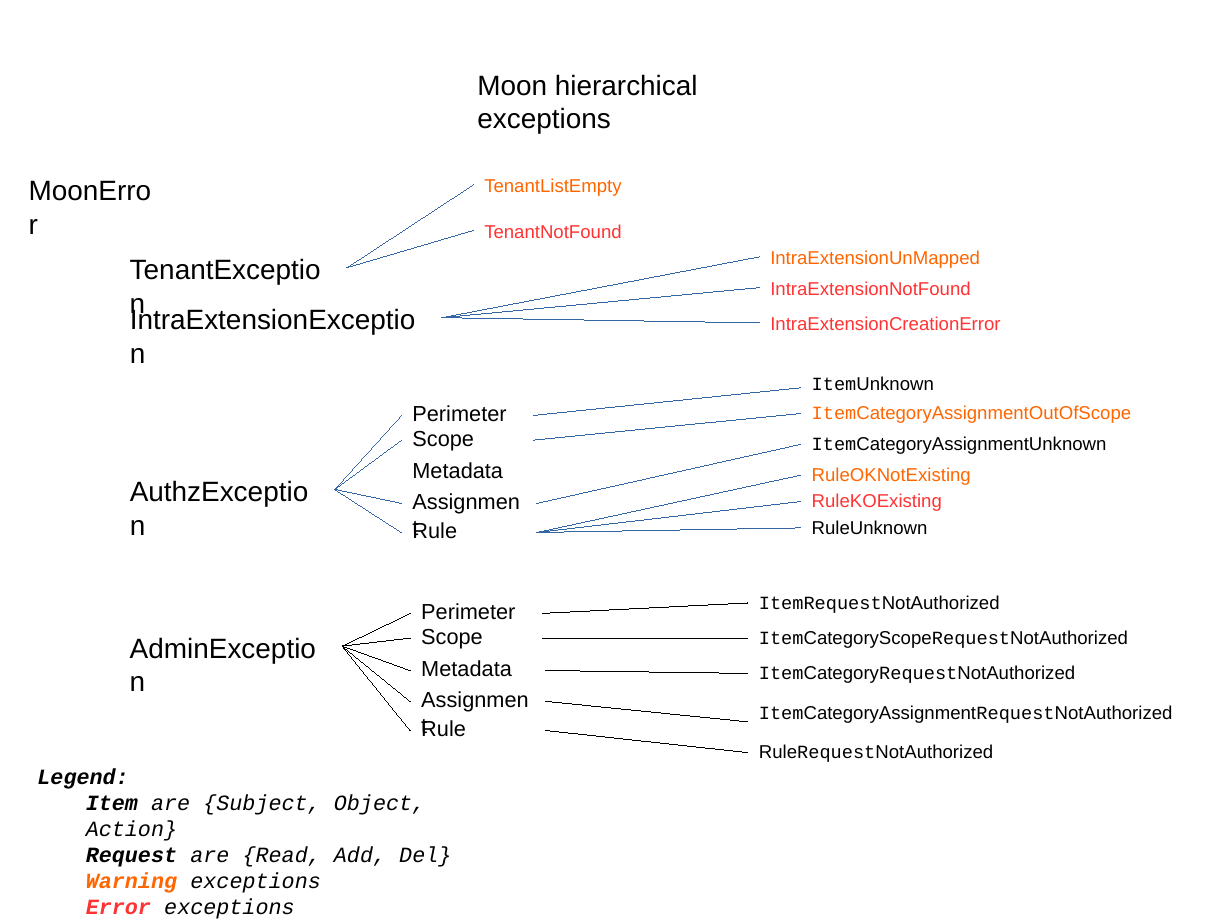
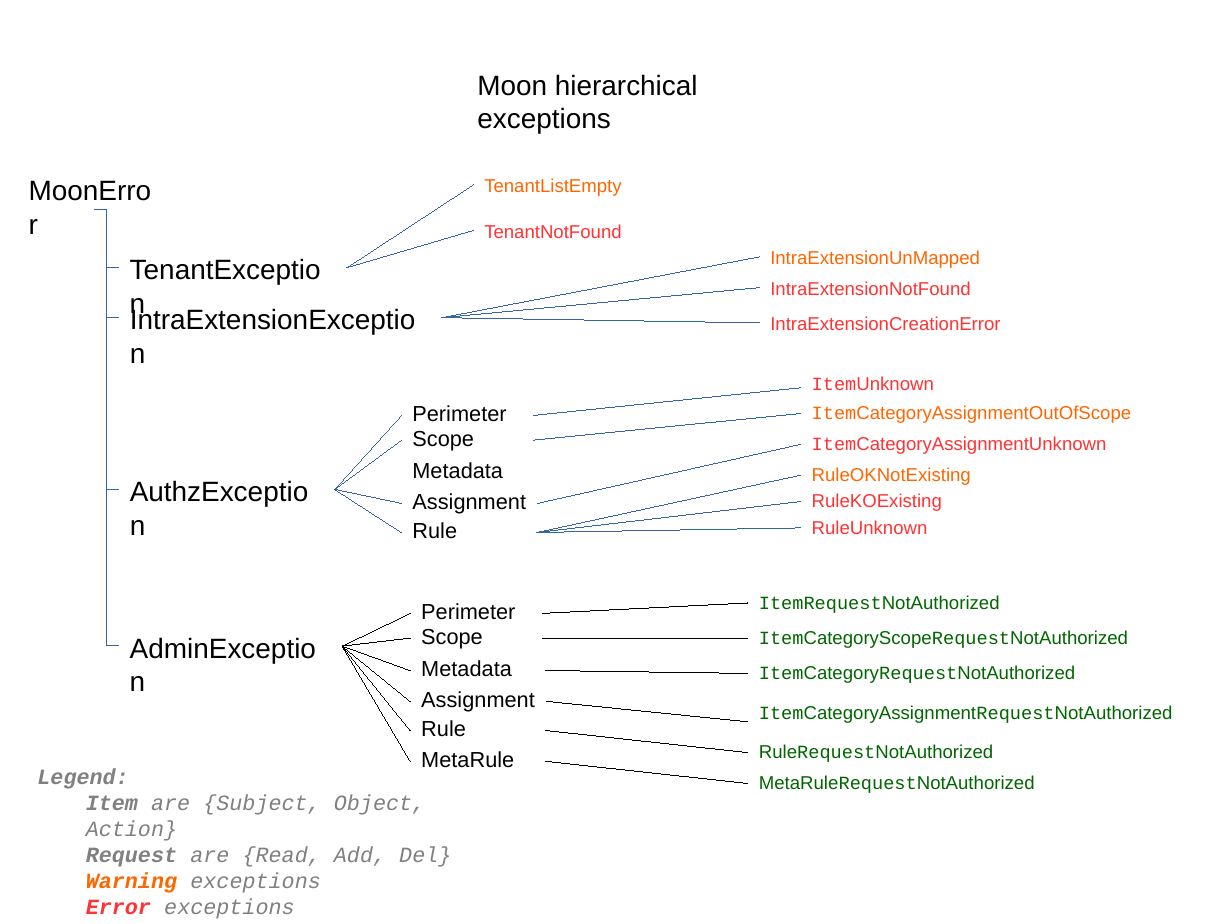
Before and after one commit to opnfv/moon, a slide deck: slide 1 of keystone-moon/doc/source/extensions/moon/ExceptionHierarchy.pptx. Drawn at 1232x924 pixels with LibreOffice and Linux fonts; fonts in the diff are those of the drawing. Boxes give left, top, right and bottom in pixels: in the first picture for what was removed or moved away, otherwise in the second. Text is boxed around its words. In the diff, an @@ line names an element or a change of style, - is before the commit and + after.

Commit message:
Add the MetaRule Exceptions.

```diff
--- a/keystone-moon/doc/source/extensions/moon/ExceptionHierarchy.pptx
+++ b/keystone-moon/doc/source/extensions/moon/ExceptionHierarchy.pptx
@@ elbow line added from (95, 209) to (119, 267), #3465A4 0.75 pt @@
@@ elbow line added from (95, 209) to (119, 490), #3465A4 0.75 pt @@
@@ elbow line added from (95, 209) to (119, 646), #3465A4 0.75 pt @@
@@ elbow line added from (95, 209) to (119, 318), #3465A4 0.75 pt @@
@@ text "Assignment" rewrapped from bbox=[401, 482, 537, 524] to bbox=[412, 493, 526, 514] @@
@@ text colour #000000 to #FF3333 in 3 elements at bbox=[812, 377, 934, 390], bbox=[812, 437, 1107, 454], bbox=[812, 520, 928, 534] @@
@@ line added from (342, 646) to (410, 761), #000000 0.75 pt @@
@@ text "Assignment" rewrapped from bbox=[410, 681, 546, 723] to bbox=[421, 691, 535, 712] @@
@@ text colour #000000 to #006600 in 5 elements at bbox=[759, 596, 1000, 613], bbox=[759, 631, 1128, 648], bbox=[759, 666, 1075, 683], bbox=[759, 706, 1173, 723], bbox=[759, 744, 993, 762] @@
@@ text "Legend:" at bbox=[37, 768, 128, 789]: text colour #000000 to #808080 @@
@@ text added at bbox=[421, 751, 514, 768], 14 pt, text #000000 @@
+MetaRule
@@ line added from (546, 761) to (748, 784), #000000 0.75 pt @@
@@ text added at bbox=[759, 775, 1035, 793], 12 pt, text #006600 @@
+MetaRuleRequestNotAuthorized
@@ text "Item are {Subject, Object, Action}" at bbox=[86, 794, 451, 919]: text colour #000000 to #808080 in "Item are {Subject, Object, Action}", "Request are {Read, Add, Del}", "exceptions", "exceptions" and 1 more places @@
```
